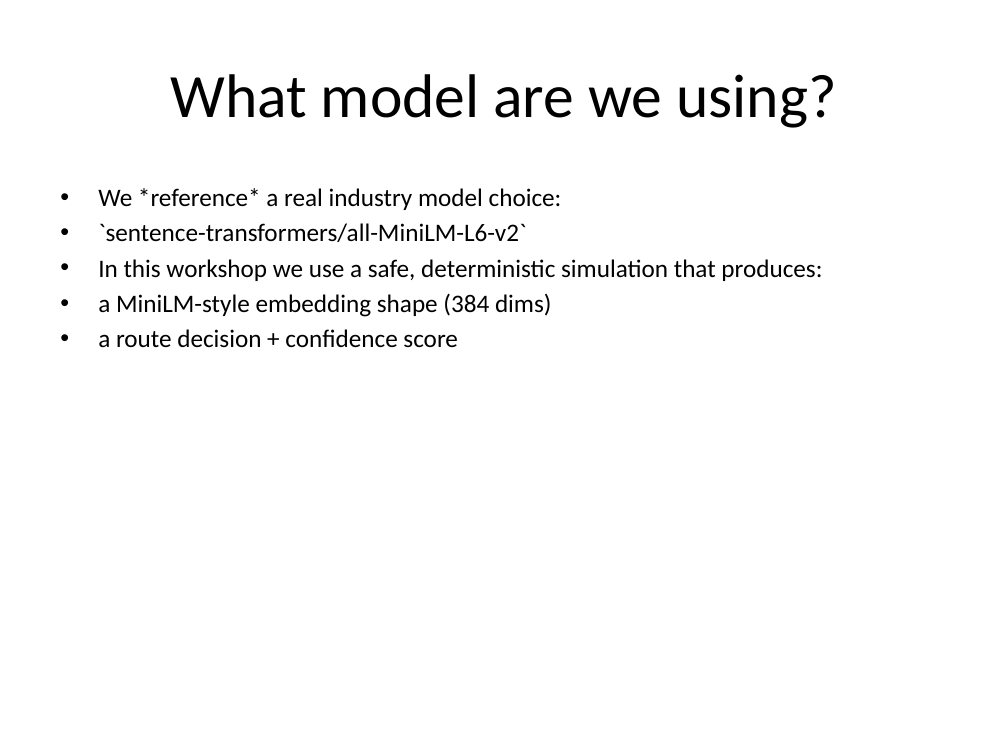
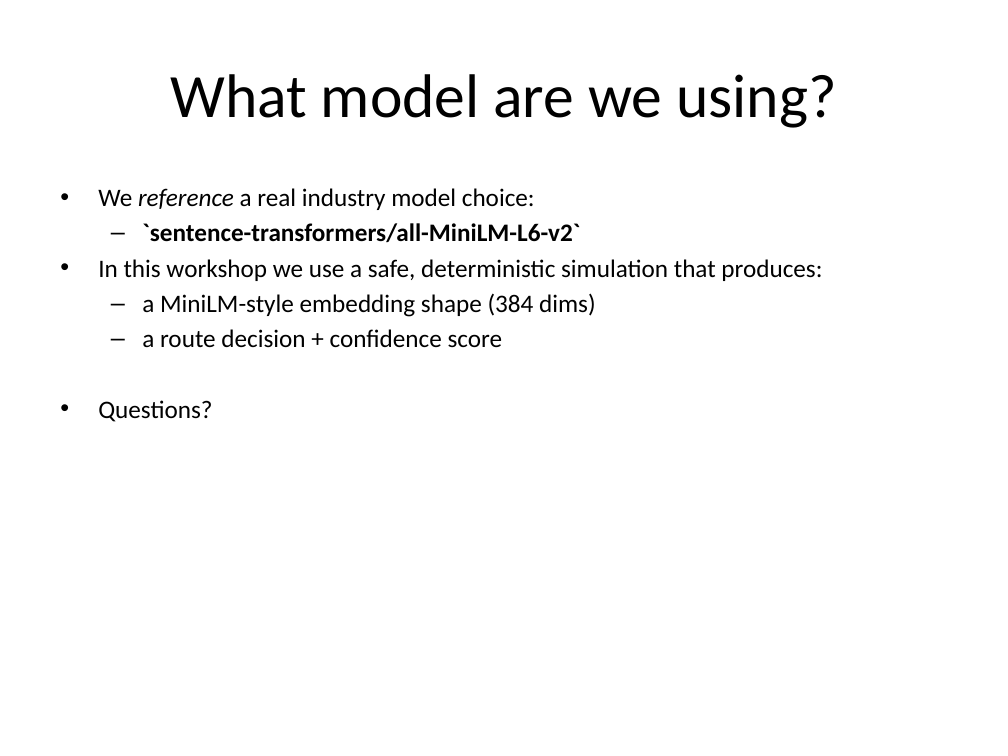
Before and after one commit to Corndel/AI6-5W, a slide deck: slide 4 of slides/morning_deck_scale_or_fail.pptx. Drawn at 1008x756 pixels with LibreOffice and Linux fonts; fonts in the diff are those of the drawing. Boxes give left, top, right and bottom in pixels: in the first picture for what was removed or moved away, otherwise in the second. Text is boxed around its words. In the diff, an @@ line names an element or a change of style, - is before the commit and + after.

```diff
--- a/slides/morning_deck_scale_or_fail.pptx
+++ b/slides/morning_deck_scale_or_fail.pptx
@@ text at bbox=[98, 188, 535, 210]: text changed @@
-• We *reference* a real industry model choice:
+• We reference a real industry model choice:
@@ text at bbox=[142, 223, 596, 348]: bold on in "`sentence-transformers/all-MiniLM-L6-v2`"; bullet • to –; list level 1 to 2 in "`sentence-transformers/all-MiniLM-L6-v2`"; list level 1 to 2 in "a MiniLM-style embedding shape (384 ..."; list level 1 to 2 in "a route decision + confidence ..." @@
@@ text at bbox=[98, 400, 212, 422]: paragraph added @@
+• Questions?
```
Also in this commit, not shown: 15 other slides changed, 1 slide added, 1 other file.
